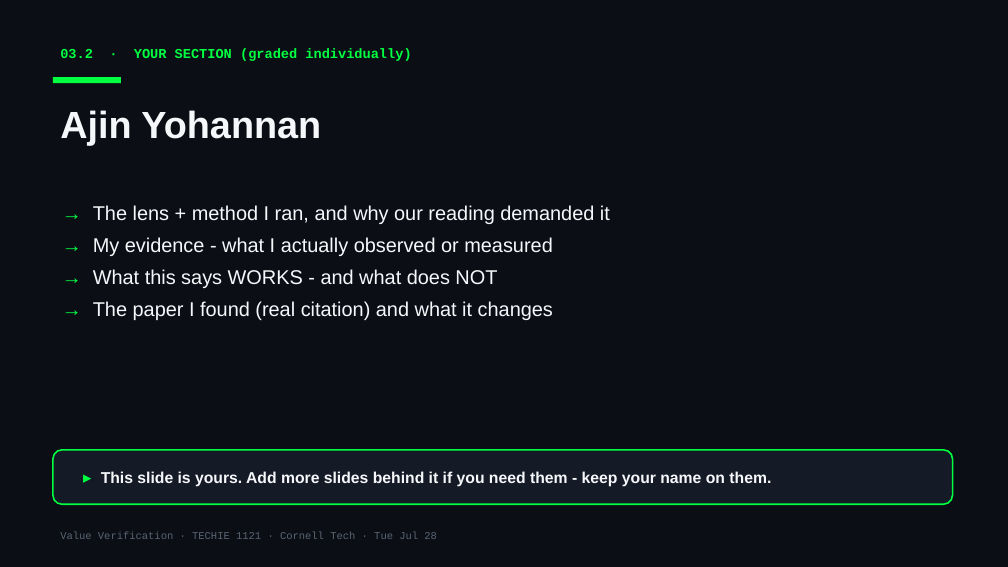
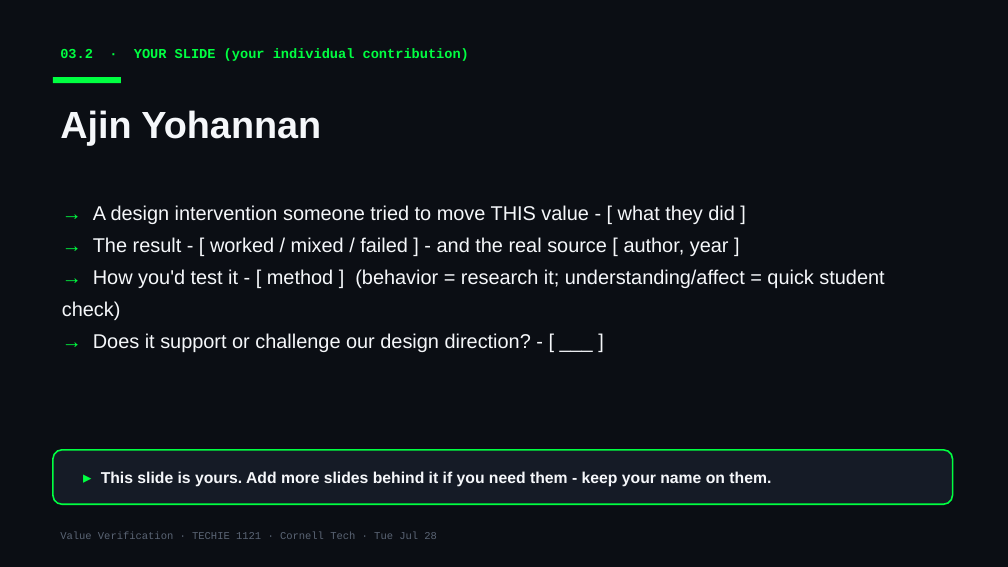
Before and after one commit to Cornell-Tech-Vibe-Coding-Summer-2026/website, a slide deck: slide 7 of slides/team-decks/Week3-Tue-jamins-2nd-team.pptx. Drawn at 1008x567 pixels with LibreOffice and Linux fonts; fonts in the diff are those of the drawing. Boxes give left, top, right and bottom in pixels: in the first picture for what was removed or moved away, otherwise in the second. Text is boxed around its words. In the diff, an @@ line names an element or a change of style, - is before the commit and + after.

```diff
--- a/slides/team-decks/Week3-Tue-jamins-2nd-team.pptx
+++ b/slides/team-decks/Week3-Tue-jamins-2nd-team.pptx
@@ text at box(60, 49, 469, 61): text changed @@
-03.2 · YOUR SECTION (graded individually)
+03.2 · YOUR SLIDE (your individual contribution)
@@ text at box(62, 205, 884, 352): text changed @@
-→ The lens + method I ran, and why our reading demanded it
-→ My evidence - what I actually observed or measured
-→ What this says WORKS - and what does NOT
-→ The paper I found (real citation) and what it changes
+→ A design intervention someone tried to move THIS value - [ what they did ]
+→ The result - [ worked / mixed / failed ] - and the real source [ author, year ]
+→ How you'd test it - [ method ] (behavior = research it; understanding/affect = quick student check)
+→ Does it support or challenge our design direction? - [ ___ ]
```
Also in this commit, not shown: 5 other slides changed, 1 slide added, 2 slides removed, 12 other files.
